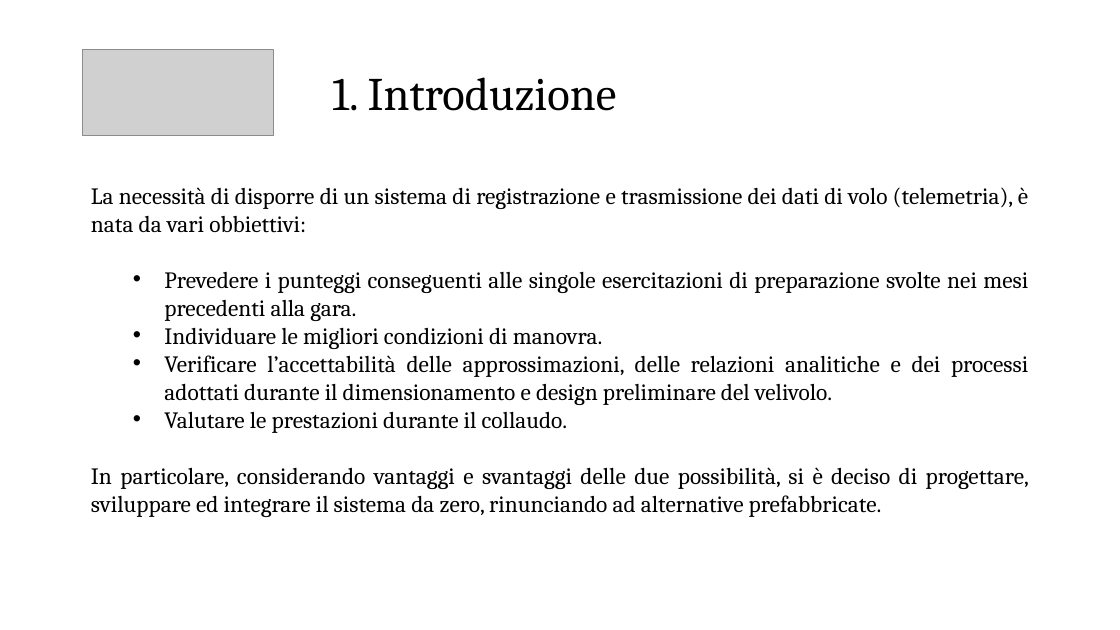
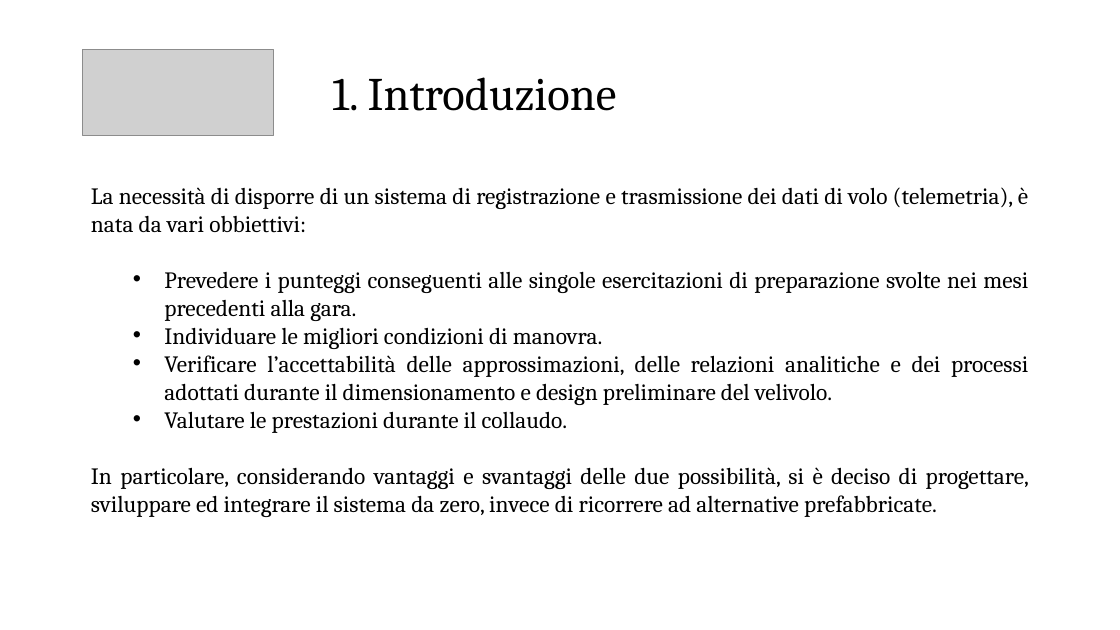
Before and after one commit to emanuele-cason/Tesi, a slide deck: slide 2 of Presentazione/Presentazione relazione.pptx. Drawn at 1120x630 pixels with LibreOffice and Linux fonts; fonts in the diff are those of the drawing; grey boxes stand for pictures. Boxes give left, top, right and bottom in pixels: in the first picture for what was removed or moved away, otherwise in the second. Text is boxed around its words. In the diff, an @@ line names an element or a change of style, - is before the commit and + after.

```diff
--- a/Presentazione/Presentazione relazione.pptx
+++ b/Presentazione/Presentazione relazione.pptx
@@ text at (x1=91, y1=467, x2=1029, y2=517): text changed @@
-In particolare, considerando vantaggi e svantaggi delle due possibilità, si è deciso di progettare, sviluppare ed integrare il sistema da zero, rinunciando ad alternative prefabbricate.
+In particolare, considerando vantaggi e svantaggi delle due possibilità, si è deciso di progettare, sviluppare ed integrare il sistema da zero, invece di ricorrere ad alternative prefabbricate.
```
Also in this commit, not shown: 10 other slides changed, 2 other files.
